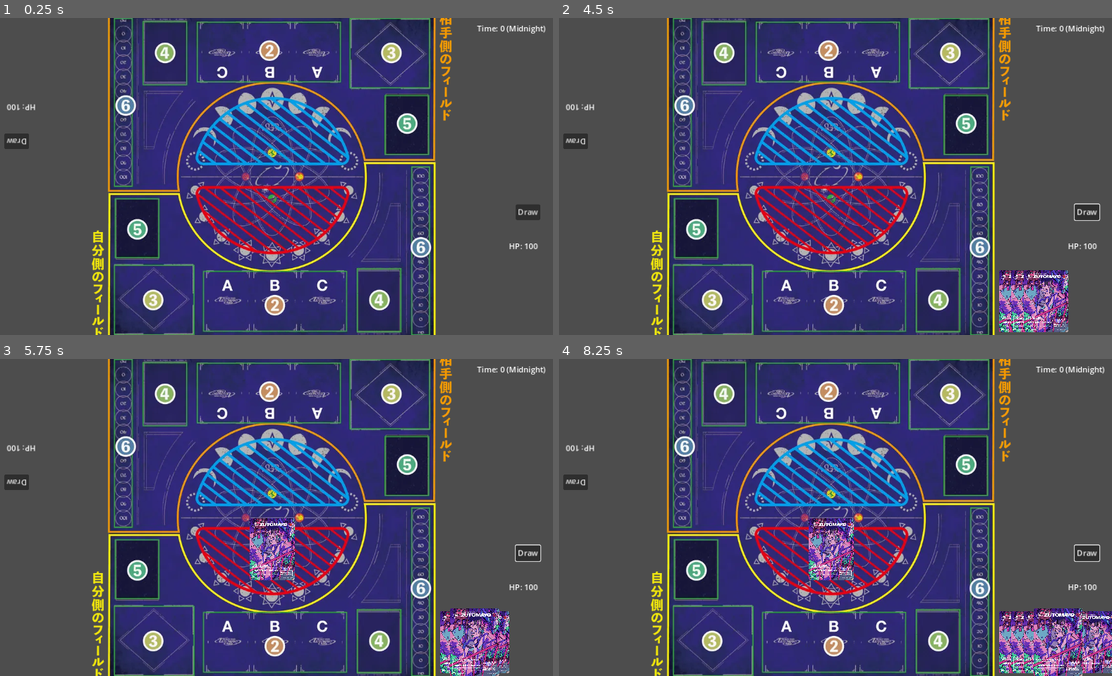
Above: before the commit, frames 1-4 (two rows, left to right).
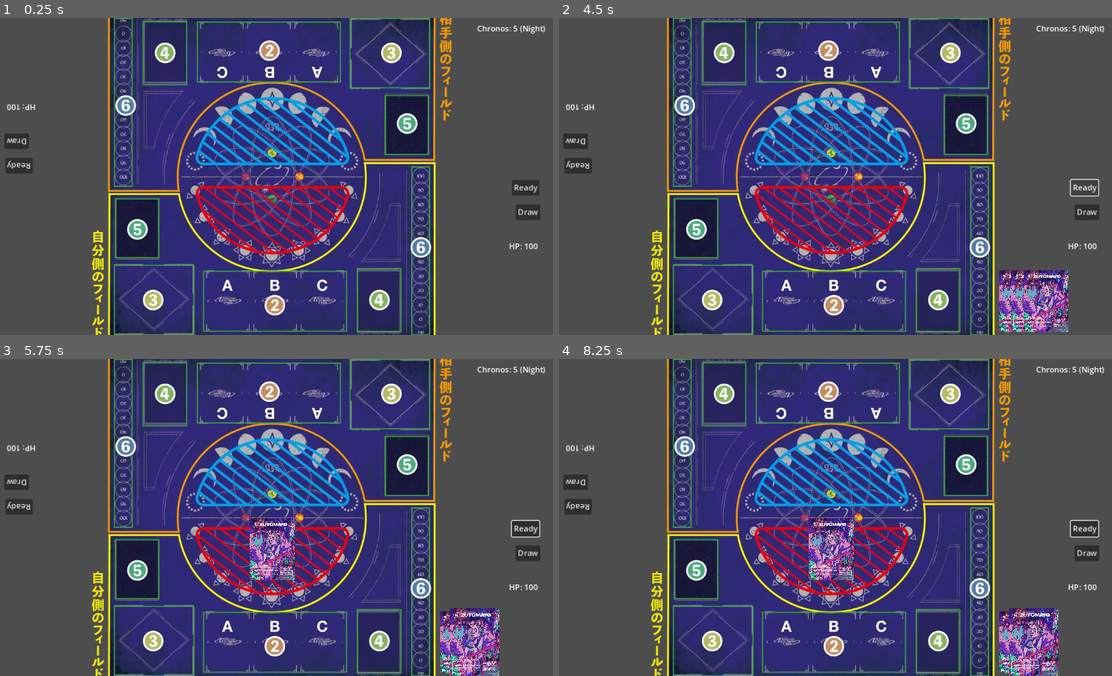
Above: after the commit, the same moments.

Repository: juntz/ZtmyCard
Game: Godot game, scene res://main.tscn
The game is run twice, just before and just after one commit, with the same random seed, the same clock (stepped at 60 frames per second) and the same inputs.
Inputs (mouse positions are in pixels of both pictures, inside the frame that each line leads up to):
- Up to frame 1 (0.25 s): no input
- Up to frame 2 (4.5 s): click (1084, 189) at 0.5 s, where only the run after the commit has a clickable "Ready"; click (1084, 189) at 1.25 s, where only the run after the commit has a clickable "Ready"; click "Draw" at 2 s; click "Draw" at 2.75 s; click "Draw" at 3.5 s; click (1084, 189) at 4.25 s, where only the run after the commit has a clickable "Ready"
- Up to frame 3 (5.75 s): tap Enter at 5 s; move the mouse to (464, 641) at 5.02 s; click (464, 641) at 5.17 s
- Up to frame 4 (8.25 s): tap Space at 5.75, 7.25 s; move the mouse to (829, 549) at 5.77 s; click (829, 549) at 5.92 s; tap Enter at 6.5, 8 s; move the mouse to (1034, 641) at 6.52 s; click (1034, 641) at 6.67 s; move the mouse to (829, 549) at 7.27 s; click (829, 549) at 7.42 s; move the mouse to (1045, 641) at 8.02 s; click (1045, 641) at 8.17 s

The runs differ from the first frame. In frame 1, 0.6% of the frame differs, in the area x 1-99%, y 2-56%; in frame 2, 0.5%; in frame 3, 1.0%; in frame 4, 4.4%, in the area x 1-100%, y 2-100%.

Commit message:
feat: add basic battle mechanisms

Diff:
--- a/main.tscn
+++ b/main.tscn
@@ -1,9 +1,11 @@
-[gd_scene load_steps=3 format=3 uid="uid://nc7kybcnbhmp"]
+[gd_scene load_steps=4 format=3 uid="uid://nc7kybcnbhmp"]
 
 [ext_resource type="Texture2D" uid="uid://mmyvpdayjby8" path="res://resources/background.webp" id="1_id7ih"]
+[ext_resource type="Script" path="res://scripts/Main.gd" id="1_m1pte"]
 [ext_resource type="PackedScene" uid="uid://bd377sxk4fxdy" path="res://player.tscn" id="2_x3eei"]
 
 [node name="Main" type="Node2D"]
+script = ExtResource("1_m1pte")
 
 [node name="Background" type="Sprite2D" parent="."]
 position = Vector2(578, 277)
@@ -20,4 +22,4 @@
 offset_top = 10.0
 offset_right = 1137.0
 offset_bottom = 33.0
-text = "Time: 0 (Midnight)"
+text = "Chronos: 5 (Night)"
--- a/player.tscn
+++ b/player.tscn
@@ -83,4 +83,12 @@
 offset_bottom = 420.0
 text = "Draw"
 
+[node name="ReadyButton" type="Button" parent="."]
+offset_left = 806.0
+offset_top = 339.0
+offset_right = 862.0
+offset_bottom = 370.0
+text = "Ready"
+
 [connection signal="pressed" from="DrawButton" to="." method="_on_draw_button_pressed"]
+[connection signal="pressed" from="ReadyButton" to="." method="_on_ready_button_pressed"]
--- a/scripts/BattleField.gd
+++ b/scripts/BattleField.gd
@@ -19,7 +19,15 @@
 	add_child(card)
 
 
-func unset_card(card):
-	if card == card_set:
-		card_set = null
-		remove_child(card)
+func unset_card():
+	remove_child(card_set)
+	card_set = null
+
+
+func drop_card():
+	if !card_set:
+		return
+
+	var card = card_set
+	unset_card()
+	$"../Abyss".add_child(card)
--- a/scripts/Card.gd
+++ b/scripts/Card.gd
@@ -1,11 +1,23 @@
 class_name Card
 extends Area2D
+
+enum CardType {CHRACTOR, ENCHANT}
 
 var player : Player
 var order = 0
 var hover_scale = 1.1
 var top_z_index = 100
 var selectable = true
+
+var type = CardType.CHRACTOR
+var card_number: int
+var card_name: String
+var clock: int = 1
+var night_attack_point: int = 130
+var day_attack_point: int = 50
+var power: int = 0
+var power_cost: int = 0
+
 
 # Called when the node enters the scene tree for the first time.
 func _ready():
--- /dev/null
+++ b/scripts/Main.gd
@@ -0,0 +1,67 @@
+extends Node2D
+
+var chronos = 5
+
+
+# Called when the node enters the scene tree for the first time.
+func _ready():
+	pass # Replace with function body.
+
+
+# Called every frame. 'delta' is the elapsed time since the previous frame.
+func _process(delta):
+	var players = _get_players()
+	if players.all(func(p): return p.battle_ready):
+		_ready_battle()
+		_update_chronos()
+		_battle()
+		_fix_cards()
+		for player in players:
+			player.battle_ready = false
+
+
+func _get_players():
+	return get_children().filter(func(node): return node is Player)
+
+
+func _fix_cards():
+	var players = _get_players()
+	for player in players:
+		for card in player.get_set_cards():
+			card.selectable = false
+
+
+func _battle():
+	var players = _get_players()
+	var total_attack_point = players.map(
+		func(p): return p.get_attack_point(is_night())
+	).reduce(
+		func(a, b): return a + b
+	)
+	for player in players:
+		var damage = total_attack_point - 2 * player.get_attack_point(is_night())
+		if damage > 0:
+			damage = 0
+		player.hp -= damage
+
+
+func _update_chronos():
+	for player in _get_players():
+		chronos += player.get_battle_field_card().clock
+		chronos += player.get_set_field_cards().map(
+			func(c): return c.clock
+		).reduce(
+			func(a, b): return a + b,
+			0
+		)
+	chronos %= 18
+	$TimeLabel.text = "Chronos: " + str(chronos) + (" (Night)" if is_night() else " (Day)")
+
+
+func _ready_battle():
+	for player in _get_players():
+		player.ready_battle()
+
+
+func is_night():
+	return chronos < 9
--- a/scripts/Player.gd
+++ b/scripts/Player.gd
@@ -5,6 +5,7 @@
 var hp = 100
 var card_hover: Card
 var card_hover_candidates = []
+var battle_ready = false
 
 
 # Called when the node enters the scene tree for the first time.
@@ -42,7 +43,7 @@
 			return
 
 	if card.get_parent() == $BattleField:
-		$BattleField.unset_card(card)
+		$BattleField.unset_card()
 		$Hand.add_card(card)
 		return
 
@@ -76,5 +77,37 @@
 		set_card_hover(card_hover_candidate)
 
 
+func get_battle_field_card():
+	return $BattleField.card_set
+
+
+func get_set_field_cards():
+	return $SetField.get_cards()
+
+
+func get_set_cards():
+	var result = get_set_field_cards()
+	result.append(get_battle_field_card())
+	return result
+
+
+func get_attack_point(is_night: bool):
+	var card = $BattleField.card_set
+	return card.night_attack_point if is_night else card.day_attack_point
+
+
+func ready_battle():
+	for card in get_set_field_cards():
+		if card.type == Card.CardType.CHRACTOR:
+			$BattleField.drop_card()
+			$SetField.remove_card(card)
+			$BattleField.set_card(card)
+			return
+
+
 func _on_draw_button_pressed():
 	draw()
+
+
+func _on_ready_button_pressed():
+	battle_ready = true
--- a/scripts/SetField.gd
+++ b/scripts/SetField.gd
@@ -13,12 +13,12 @@
 	pass
 
 
-func _get_cards():
+func get_cards():
 	return get_children().filter(func(node): return node is Card)
 
 
 func _reposition_cards():
-	var cards = _get_cards()
+	var cards = get_cards()
 	for i in range(cards.size()):
 		cards[i].position = Vector2(cards_offset * (i - 1), 0)
 		cards[i].set_order(i)
